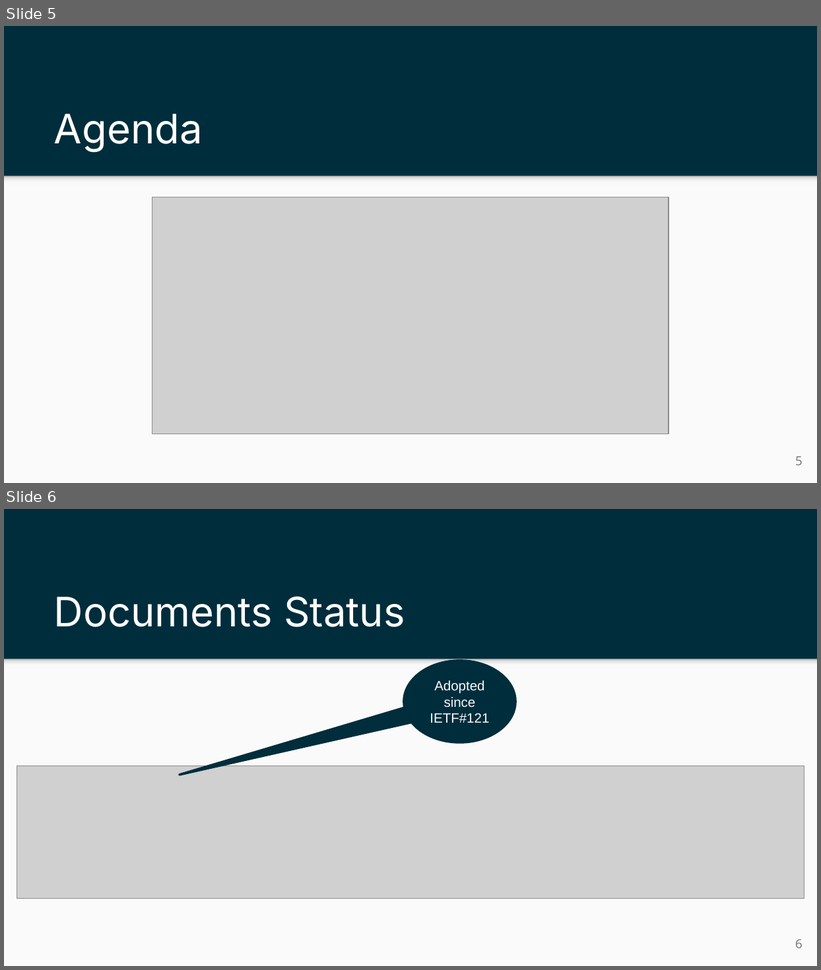
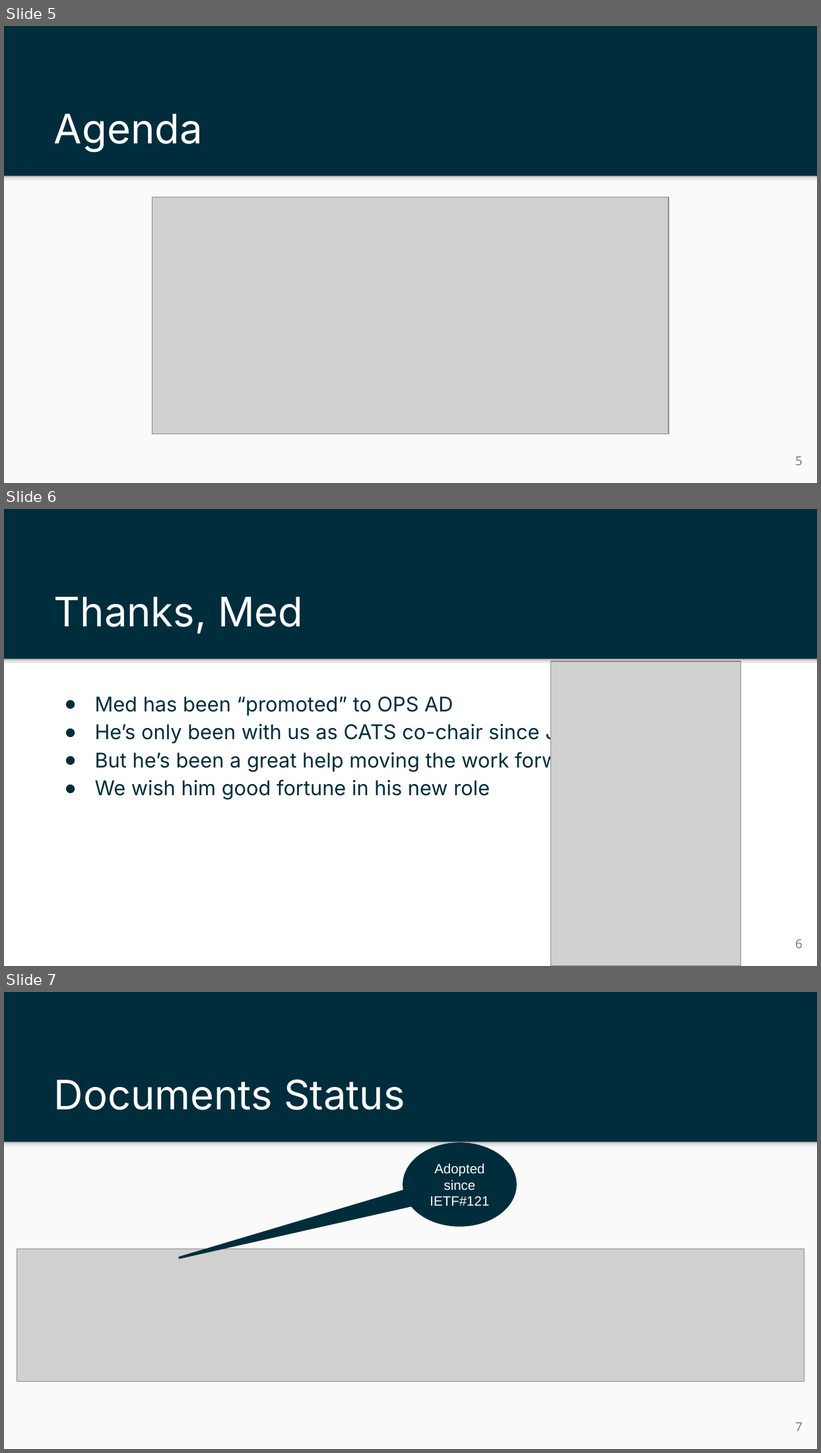
Before and after one commit to ietf-wg-cats/IETF-Meetings, a slide deck: 122/cats-chairs-slides.pptx. Shown one above the other, each under a label of ours: slides 5 and 6 before the commit, slides 5, 6 and 7 after it. The pictures are 821x970 and 821x1453 pixels, drawn with LibreOffice and Linux fonts; fonts in the diff are those of the drawing; grey boxes stand for pictures. Boxes give left, top, right and bottom in pixels: in the first picture for what was removed or moved away, otherwise in the second. Text is boxed around its words. In the diff, an @@ line names an element or a change of style, - is before the commit and + after.

```diff
--- a/122/cats-chairs-slides.pptx
+++ b/122/cats-chairs-slides.pptx
@@ slide 6 added at <box>4,509,817,966</box>, background #002D3C; not listed: 2 template elements that a slide beside it also shows @@
@@ title added at <box>54,597,303,634</box>, 36 pt, text #FFFFFF @@
+Thanks, Med
@@ rectangle added at <box>4,664,817,966</box>, fill #FFFFFF, outline #FFFFFF 2 pt @@
@@ picture added at <box>550,662,741,966</box> @@
@@ text added at <box>95,696,589,800</box>, 18 pt, text #002D3C @@
+● Med has been “promoted” to OPS AD
+● He’s only been with us as CATS co-chair since July 2024
+● But he’s been a great help moving the work forward
+● We wish him good fortune in his new role
@@ page number added at <box>795,939,803,949</box>, 11 pt, text #737373 @@
+6
@@ what was slide 6 is now slide 7 @@
@@ page number at <box>795,1422,803,1432</box>: text changed @@
-6
+7
```
Also in this commit, not shown: 1 other file.
